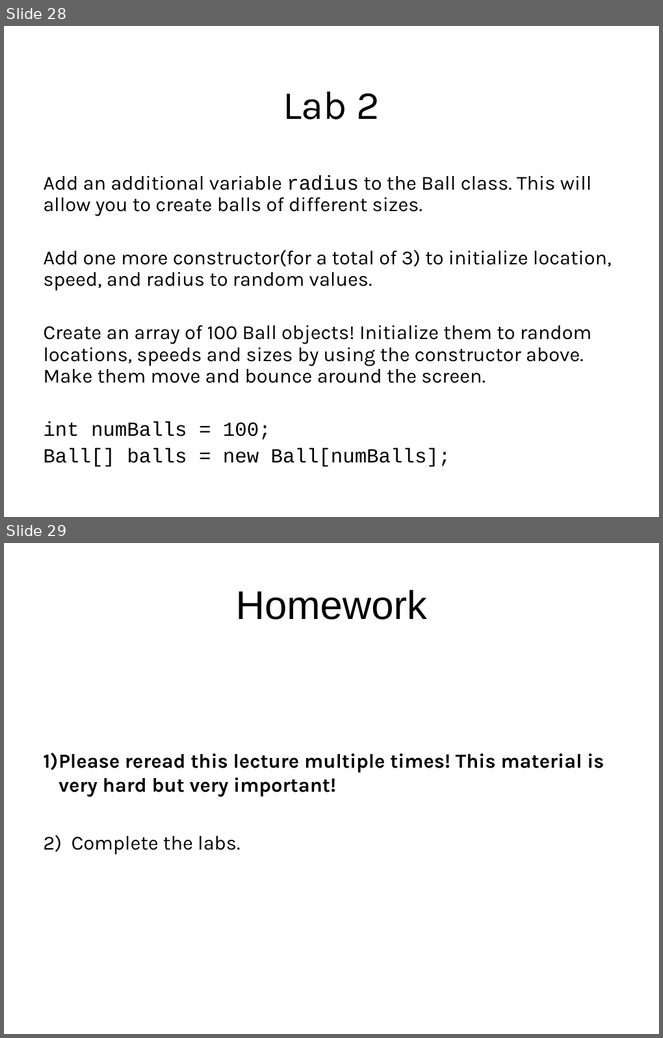
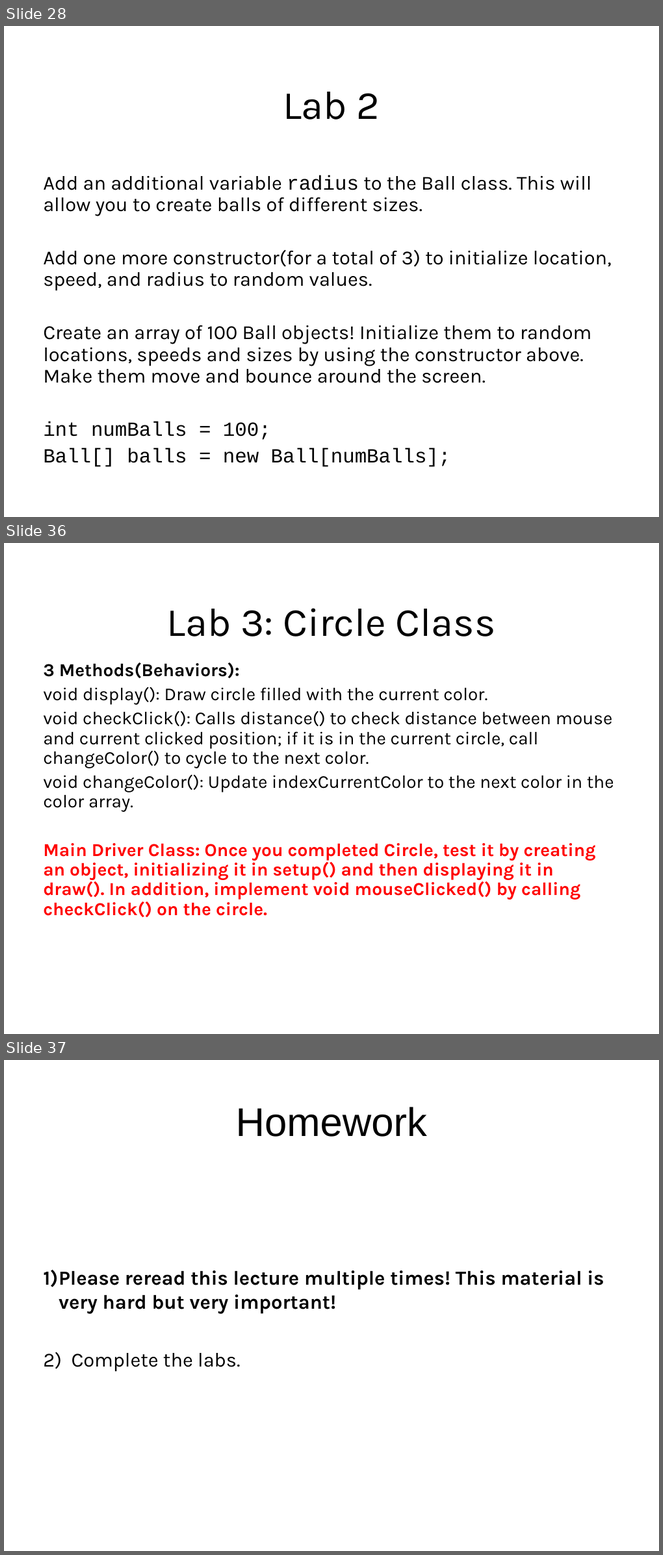
Before and after one commit to LongBaoNguyen/longbaonguyen.github.io, a slide deck: courses/apcsp/lecture11.ppt. Shown one above the other, each under a label of ours: slides 28 and 29 before the commit, slides 28, 36 and 37 after it; the slides between them are not shown. The pictures are 663x1038 and 663x1555 pixels, drawn with LibreOffice and Linux fonts; fonts in the diff are those of the drawing; background and template pictures are left out. Boxes give left, top, right and bottom in pixels: in the first picture for what was removed or moved away, otherwise in the second. Text is boxed around its words. In the diff, an @@ line names an element or a change of style, - is before the commit and + after.

```diff
--- a/courses/apcsp/lecture11.ppt
+++ b/courses/apcsp/lecture11.ppt
@@ slide 36 added at box(4, 543, 659, 1034), background picture (left out) @@
@@ title added at box(167, 608, 496, 637), 44 pt, text #000000 @@
+Lab 3: Circle Class
@@ text added at box(43, 663, 614, 917), 20 pt, text #000000 @@
+3 Methods(Behaviors):
+void display(): Draw circle filled with the current color.
+void checkClick(): Calls distance() to check distance between mouse and current clicked position; if it is in the current circle, call changeColor() to cycle to the next color.
+void changeColor(): Update indexCurrentColor to the next color in the color array.
+Main Driver Class: Once you completed Circle, test it by creating an object, initializing it in setup() and then displaying it in draw(). In addition, implement void mouseClicked() by calling checkClick() on the circle.
@@ what was slide 29 is now slide 37 @@
```
Also in this commit, not shown: 1 slide changed, 7 other slides added, 5 other files.
